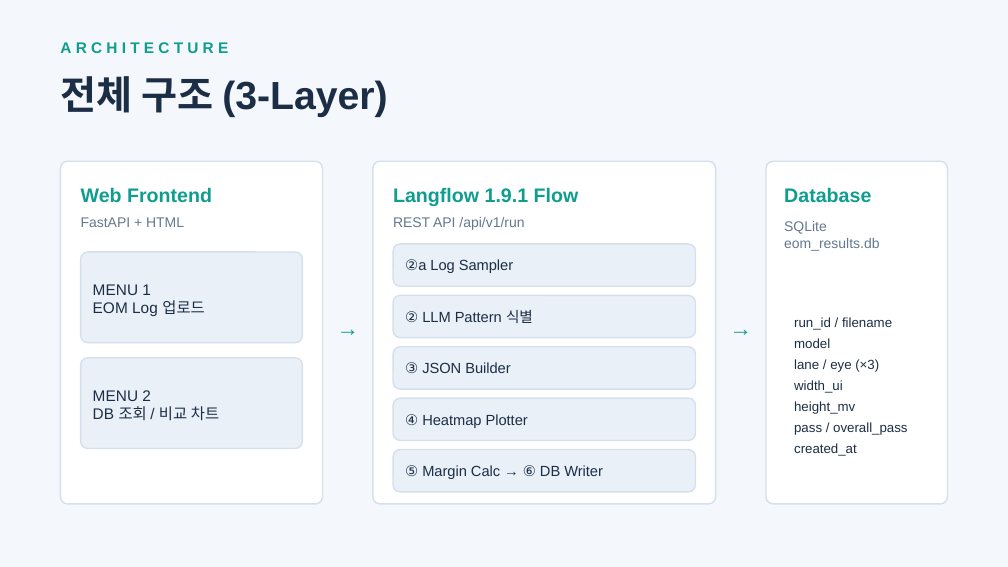
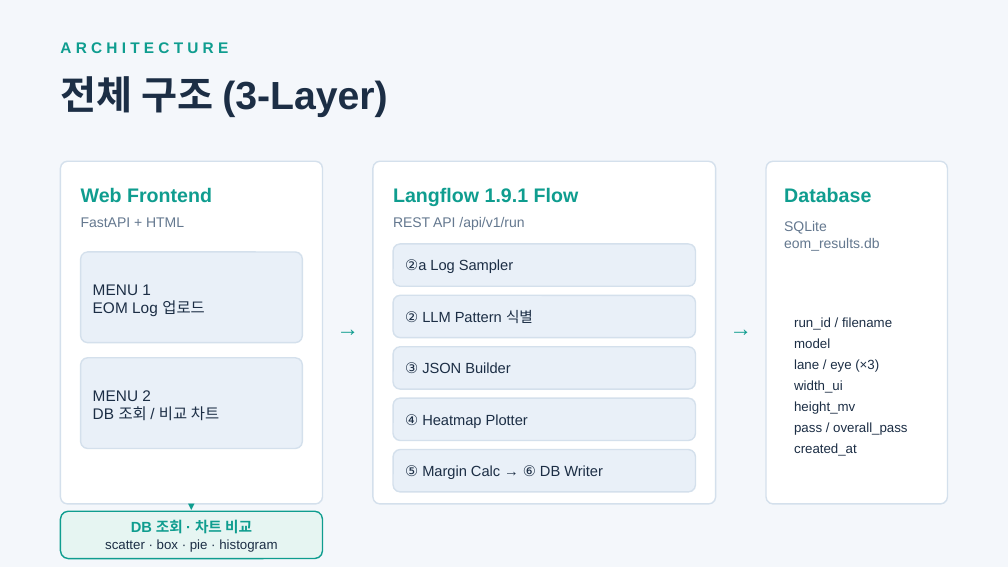
Before and after one commit to Hyeon-cheol-Kim/Hckim_Root, a slide deck: slide 3 of eom_analyzer/docs/PAM4_EOM_Agent_Overview.pptx. Drawn at 1008x567 pixels with LibreOffice and Linux fonts; fonts in the diff are those of the drawing. Boxes give left, top, right and bottom in pixels: in the first picture for what was removed or moved away, otherwise in the second. Text is boxed around its words. In the diff, an @@ line names an element or a change of style, - is before the commit and + after.

```diff
--- a/eom_analyzer/docs/PAM4_EOM_Agent_Overview.pptx
+++ b/eom_analyzer/docs/PAM4_EOM_Agent_Overview.pptx
@@ text added at [180,500,203,512], 8 pt, text #0F9D8F @@
+▼
@@ rounded rectangle added at [60,511,323,558], fill #E6F5F2, outline #0F9D8F 1 pt, 9.5 pt, text #1C2E45 @@
+DB 조회 · 차트 비교
+scatter · box · pie · histogram
```
